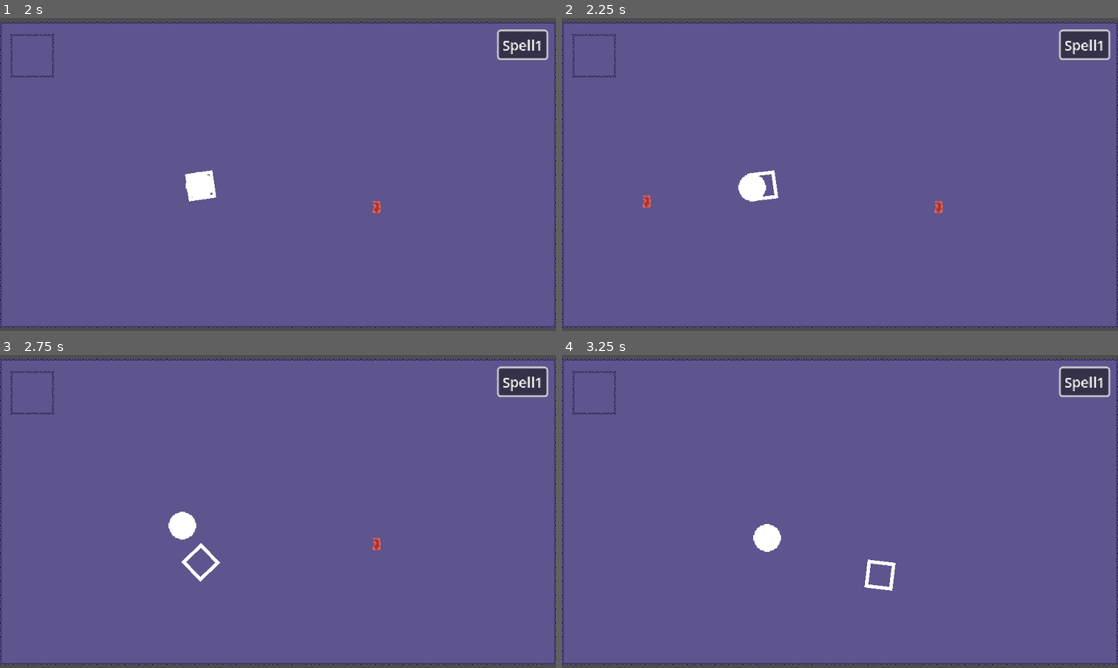
Above: before the commit, frames 1-4 (two rows, left to right).
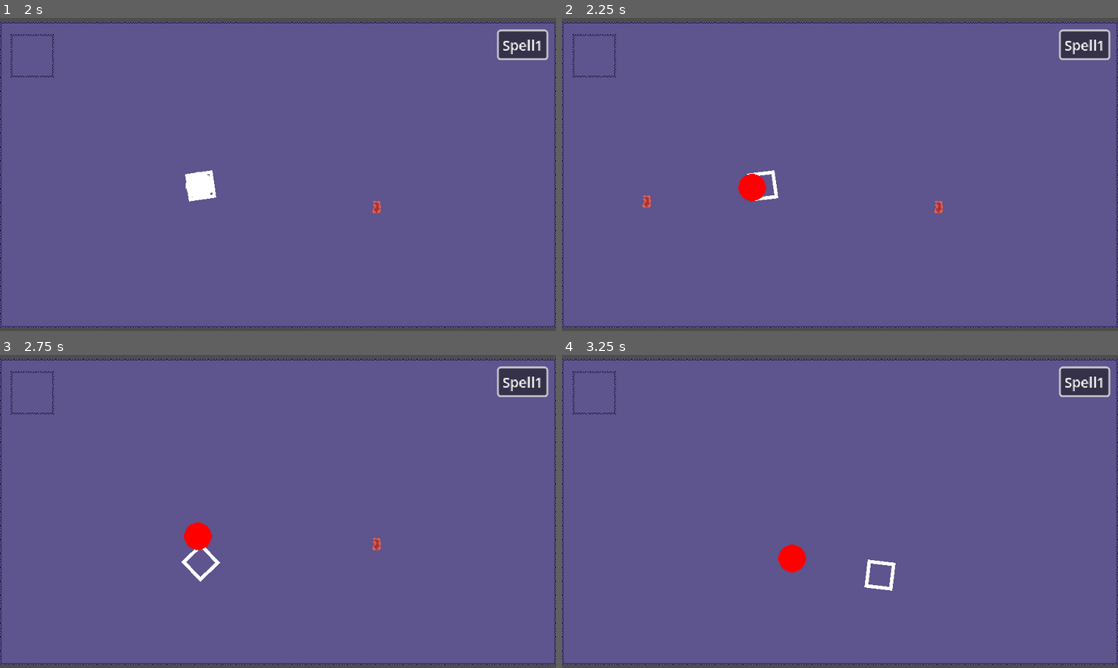
Above: after the commit, the same moments.

Repository: Enoxboo/Project-R
Game: Godot game, scene res://Levels/main_map.tscn
Two runs of this game, one before a commit and one after it. Both use one fixed random seed, a clock stepped at 60 frames per second and the inputs below.
Inputs (mouse positions are in pixels of both pictures, inside the frame that each line leads up to):
- Up to frame 1 (2 s): click "Spell1" at 0.5 s; tap Enter at 1.25 s; move the mouse to (400, 158) at 1.27 s; press the mouse at (400, 158) at 1.28 s; hold D (move_right) from 1.28 s (still down)
- Up to frame 2 (2.25 s): move the mouse to (728, 190) at 2.02 s; release D (move_right) at 2.03 s; release the mouse at (728, 190) at 2.03 s; hold S (move_down) from 2.03 s (still down); right-click (728, 190) at 2.1 s
- Up to frame 3 (2.75 s): keep holding S (move_down)
- Up to frame 4 (3.25 s): move the mouse to (895, 442) at 2.77 s; release S (move_down) at 2.78 s; hold D (move_right) from 2.78 s (still down); hold E (spell_2) from 2.78 s (still down)

Frame 1 is identical in both runs. In frame 2, 0.4% of the frame differs, in the area x 31-37%, y 49-59%; in frame 3, 0.6%; in frame 4, 0.7%, in the area x 34-44%, y 54-70%.

Commit message:
feat(spell): add second on hit effect on fireball

Diff:
--- a/Player/Movesets/eleanor_moveset.gd
+++ b/Player/Movesets/eleanor_moveset.gd
@@ -6,10 +6,10 @@
 const arrow_time: float = 10.0
 const ally: bool = true
 var damage: int = 1
-
+var arrow_stun: float = 1.0
 
 func _perform_attack(player: Player) -> void:
-	ProjectileHelper.throw(player, ARROW, arrow_speed, arrow_time, ally, damage)
+	ProjectileHelper.throw(player, ARROW, arrow_speed, arrow_time, ally, damage, arrow_stun)
 
 
 func _end_attack(_player: Player) -> void:
--- a/Player/Spells/Fire/fire_ball.gd
+++ b/Player/Spells/Fire/fire_ball.gd
@@ -7,10 +7,12 @@
 const fireball_time: float = 10.0
 const ally: bool = true
 var damage: int = 1
+var fireball_stun: float = 0.2
 
 func _on_area_entered(area: Area2D) -> void:
 	print("brulé")
 	area.get_parent().sprite.modulate = "RED"
 
 func cast(player) -> void:
-	ProjectileHelper.throw(player, FIRE, fireball_speed, fireball_time, ally, damage)
+	var proj = ProjectileHelper.throw(player, FIRE, fireball_speed, fireball_time, ally, damage, fireball_stun)
+	proj.area_2d.area_entered.connect(_on_area_entered)
--- a/Utils/Helpers/projectile_helper.gd
+++ b/Utils/Helpers/projectile_helper.gd
@@ -2,14 +2,14 @@
 
 const PROJECTILE = preload("uid://cl3jxyqt80hkg")
 
-static func throw(parent, sprite, speed, time, is_ally, damage):
+static func throw(parent, sprite, speed, time, is_ally, damage, stun):
 	var proj = PROJECTILE.instantiate()
 	proj.sprite_texture = sprite
 	proj.speed = speed
 	proj.traveling_time = time
 	proj.is_ally = is_ally
 	proj.damage = damage
-	proj.stun_duration = parent.data.stun_duration
+	proj.stun_duration = stun
 	proj.global_position = parent.global_position
 	proj.direction = (parent.get_global_mouse_position() - parent.global_position).normalized()
 	parent.get_parent().add_child(proj)
